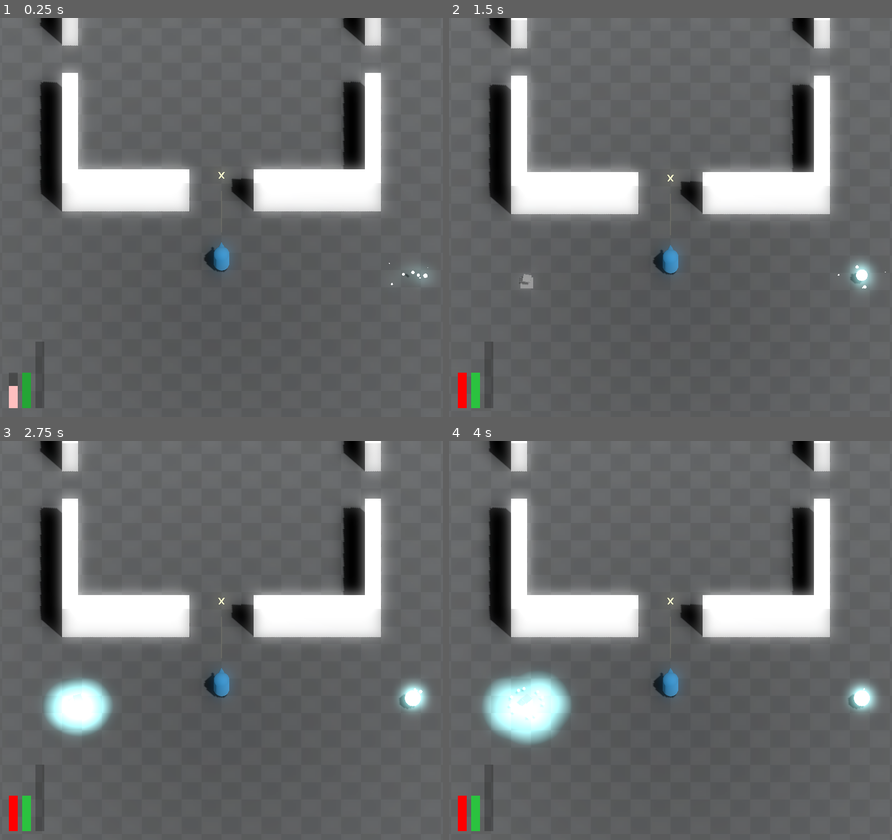
Above: before the commit, frames 1-4 (two rows, left to right).
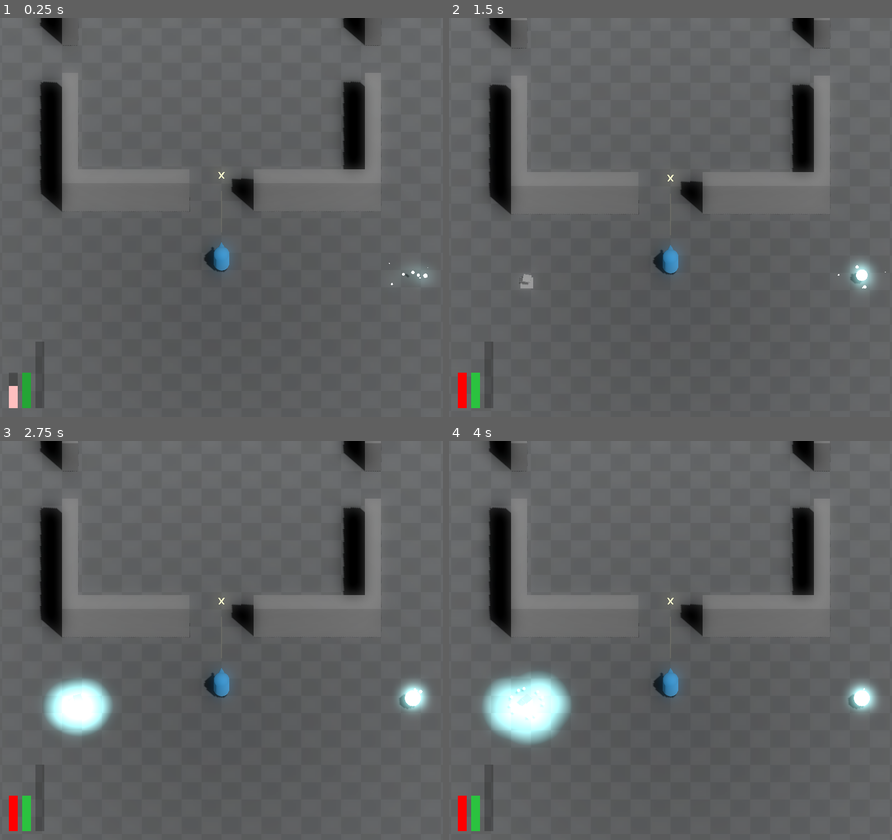
Above: after the commit, the same moments.

Repository: JackEvans24/bullet-absorb
Game: Godot game, scene res://scenes/main.tscn
The game is run twice, just before and just after one commit, with the same random seed, the same clock (stepped at 60 frames per second) and the same inputs.
Inputs:
- Up to frame 1 (0.25 s): no input
- Up to frame 2 (1.5 s): no input
- Up to frame 3 (2.75 s): no input
- Up to frame 4 (4 s): no input

The runs differ from the first frame. In frame 1, 11% of the frame differs, in the area x 12-87%, y 0-50%; in frame 2, 11%; in frame 3, 11%; in frame 4, 11%.

Commit message:
refactor: rename rotation constants

Diff:
--- a/scripts/editor/room_generator.gd
+++ b/scripts/editor/room_generator.gd
@@ -6,6 +6,11 @@
 const WALL_ITEM := 0
 const FLOOR_ITEM := 1
 const DOOR_SUPPORT_ITEM := 2
+
+const ROT_SOUTH := 0
+const ROT_NORTH := 10
+const ROT_EAST := 22
+const ROT_WEST := 16
 
 @export var generate: bool = false: set = start_generation
 
@@ -45,10 +50,14 @@
 		for x in range( - width, width):
 			pos.x = x
 			pos.z = z
-			if x == - width or x == width - 1:
-				grid.set_cell_item(pos, WALL_ITEM)
-			elif z == - depth or z == depth - 1:
-				grid.set_cell_item(pos, WALL_ITEM)
+			if x == - width:
+				grid.set_cell_item(pos, WALL_ITEM, ROT_EAST)
+			elif x == width - 1:
+				grid.set_cell_item(pos, WALL_ITEM, ROT_WEST)
+			elif z == - depth:
+				grid.set_cell_item(pos, WALL_ITEM, ROT_NORTH)
+			elif z == depth - 1:
+				grid.set_cell_item(pos, WALL_ITEM, ROT_SOUTH)
 			else:
 				grid.set_cell_item(pos, FLOOR_ITEM)
 
